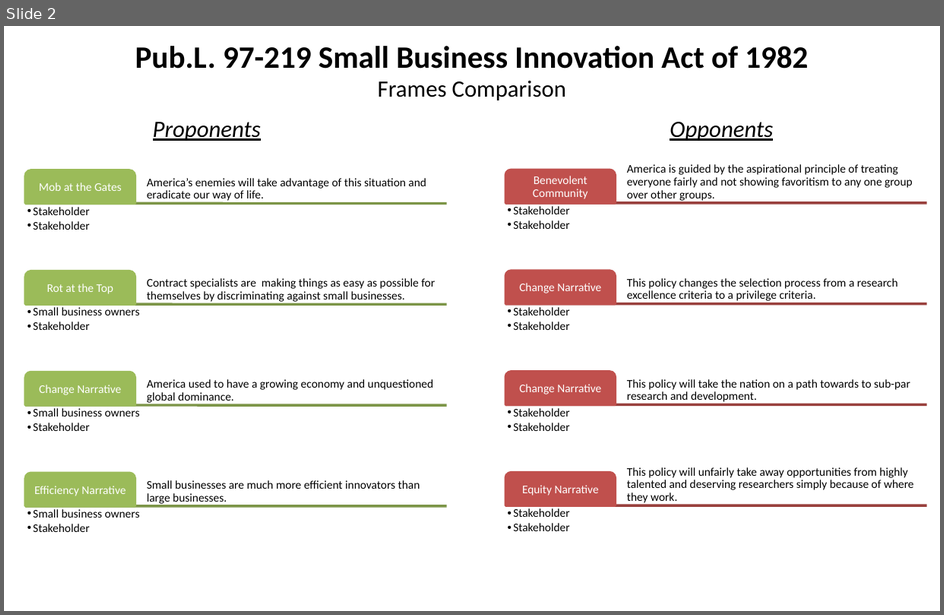
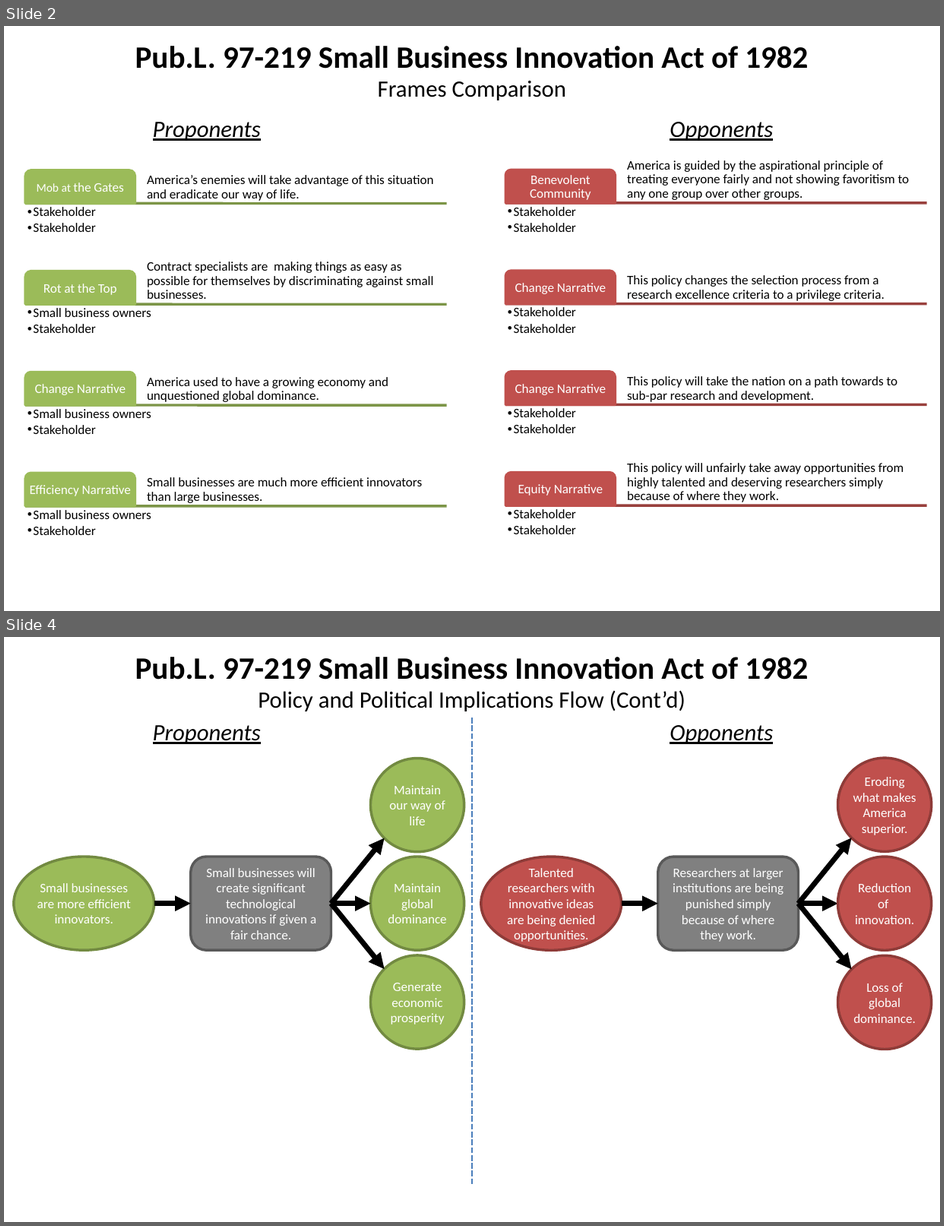
Before and after one commit to SLU-Courses-Townes/POLS6310, a slide deck: Assignments/Townes_POLS6310_Spring2019_Assignment01.pptx. Shown one above the other, each under a label of ours: slide 2 before the commit, slides 2 and 4 after it; the slides between them are not shown. The pictures are 944x615 and 944x1226 pixels, drawn with LibreOffice and Linux fonts; fonts in the diff are those of the drawing. Boxes give left, top, right and bottom in pixels: in the first picture for what was removed or moved away, otherwise in the second. Text is boxed around its words. In the diff, an @@ line names an element or a change of style, - is before the commit and + after.

```diff
--- a/Assignments/Townes_POLS6310_Spring2019_Assignment01.pptx
+++ b/Assignments/Townes_POLS6310_Spring2019_Assignment01.pptx
@@ slide 4 added at <box>4,637,940,1222</box>, background #FFFFFF @@
@@ text added at <box>135,657,808,680</box>, 24 pt, text #000000, bold @@
+Pub.L. 97-219 Small Business Innovation Act of 1982
@@ text added at <box>258,690,686,711</box>, 18 pt, text #000000 @@
+Policy and Political Implications Flow (Cont’d)
@@ text added at <box>153,725,261,744</box>, 18 pt, text #000000, italic, underline @@
+Proponents
@@ line added from (472, 718) to (472, 1186), #4B7EBC 1.5 pt dashed @@
@@ text added at <box>670,725,773,744</box>, 18 pt, text #000000, italic, underline @@
+Opponents
@@ group added at <box>13,759,465,1049</box>: 4 ellipses, 4 arrows, 1 rounded rectangle @@
+Small businesses are more efficient innovators.
+Maintain global dominance
+Small businesses will create significant technological innovations if given a fair chance.
+Maintain our way of life
+Generate economic prosperity
@@ group added at <box>481,758,932,1049</box>: 4 ellipses, 4 arrows, 1 rounded rectangle @@
+Talented researchers with innovative ideas are being denied opportunities.
+Eroding what makes America superior.
+Researchers at larger institutions are being punished simply because of where they work.
+Reduction of innovation.
+Loss of global dominance.
@@ slide 2 changed as well @@
@@ text "Mob at the Gates" at <box>37,183,123,192</box>: size 9 to 10 pt in "the Gates" @@
@@ size 9 to 10 pt in 23 elements at <box>147,175,434,202</box>, <box>33,207,95,232</box>, <box>147,262,433,303</box>, <box>44,284,117,295</box>, <box>33,308,151,333</box>, <box>147,377,389,402</box>, <box>35,384,126,395</box>, <box>33,409,151,434</box>, <box>147,477,422,503</box>, <box>30,485,131,496</box>, <box>33,510,151,535</box>, <box>627,161,910,200</box>, <box>530,175,591,200</box>, <box>514,207,576,232</box>, <box>627,275,884,301</box>, <box>515,283,606,294</box>, <box>514,307,576,333</box>, <box>627,376,899,404</box>, <box>515,384,606,395</box>, <box>514,408,576,433</box>, <box>627,463,905,505</box>, <box>519,484,603,496</box>, <box>514,509,576,534</box> @@
```
Also in this commit, not shown: 1 other slide changed, 1 other slide added, 1 slide removed.
